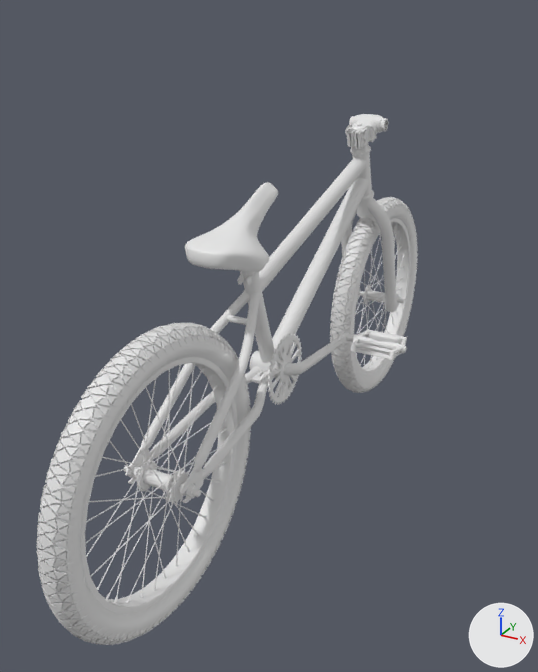
One commit to the Blender file bmx/bmx.blend: the scene before it, then after it.
One viewpoint serves both versions: a 50 mm lens placed at (0.94, -1.9, 0.65), pointed at (-0.04, -0.11, -0.24). Lighting does not change. The marker at lower right points along +X, +Y and +Z.
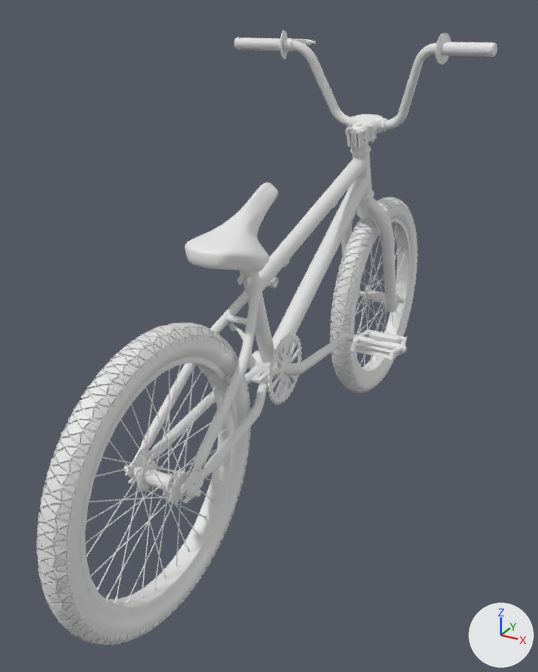
Changed parts and their boxes [x1, y1, x2, y2] in the pictures (538 x 672 px):
'Cylinder.034', added
    after: [283, 40, 436, 130]
'Cylinder.035', added
    after: [234, 30, 497, 64]
'Cylinder.036', added
    after: [283, 38, 316, 51]
'Plane.005', added
    after: [228, 322, 256, 372]
'Plane.006', added
    after: [267, 277, 279, 288]

What changed in the scene script:
```text
Add me_plane_006:
    me_plane_006.from_pydata(...)  # 14 vertices, 4 faces; spans x 0.0..0.0148, y -0.0178..0.0183, z 0.0..0.0074
    me_plane_006.polygons.foreach_set('use_smooth', [True] * 4)
Add me_plane_004:
    me_plane_004.from_pydata(...)  # 208 vertices, 190 faces; spans x -0.034..0.08, y -0.192..0.0, z -0.037..-0.01
    me_plane_004.polygons.foreach_set('use_smooth', [True] * 190)
Add me_cylinder_037:
    me_cylinder_037.from_pydata(...)  # 268 vertices, 218 faces; spans x -0.2823..-0.19, y -0.0939..0.0381, z 0.2334..0.2725
    me_cylinder_037.polygons.foreach_set('use_smooth', [True] * 218)
Add me_cylinder_027:
    me_cylinder_027.from_pydata(...)  # 360 vertices, 338 faces; spans x -0.424..-0.252, y -0.165..-0.067, z 0.2..0.287
    me_cylinder_027.polygons.foreach_set('use_smooth', [True] * 338)
Add me_cylinder_020:
    me_cylinder_020.from_pydata(...)  # 528 vertices, 505 faces; spans x -0.397..0.0, y -0.157..0.015, z -0.015..0.259
    me_cylinder_020.polygons.foreach_set('use_smooth', [True] * 505)
Add ob_plane_006:
    ob_plane_006 = bpy.data.objects.new('Plane.006', me_plane_006)
    ob_plane_006.location = (-0.005, -0.144, -0.056)
    ob_plane_006.rotation_euler = (0.463, 0.0, 0.0)  # degrees (27, 0, 0)
    _m = ob_plane_006.modifiers.new('Mirror', 'MIRROR')
    _m = ob_plane_006.modifiers.new('Solidify', 'SOLIDIFY')
    _m.thickness = 0.005
    _m.nonmanifold_thickness_mode = 'FIXED'
    _m.nonmanifold_merge_threshold = 0.0003
Add ob_plane_005:
    ob_plane_005 = bpy.data.objects.new('Plane.005', me_plane_004)
    ob_plane_005.location = (0.0, -0.345, -0.104)
    ob_plane_005.rotation_euler = (0.63, 0.0, 0.0)  # degrees (36, 0, 0)
    _m = ob_plane_005.modifiers.new('Subdivision', 'SUBSURF')
Add ob_cylinder_036:
    ob_cylinder_036 = bpy.data.objects.new('Cylinder.036', me_cylinder_037)
    ob_cylinder_036.location = (0.0, 0.472, 0.289)
Add ob_cylinder_035:
    ob_cylinder_035 = bpy.data.objects.new('Cylinder.035', me_cylinder_027)
    ob_cylinder_035.location = (0.0, 0.505, 0.299)
    _m = ob_cylinder_035.modifiers.new('Mirror', 'MIRROR')
Add ob_cylinder_034:
    ob_cylinder_034 = bpy.data.objects.new('Cylinder.034', me_cylinder_020)
    ob_cylinder_034.location = (0.0, 0.505, 0.299)
    _m = ob_cylinder_034.modifiers.new('Mirror', 'MIRROR')
```
